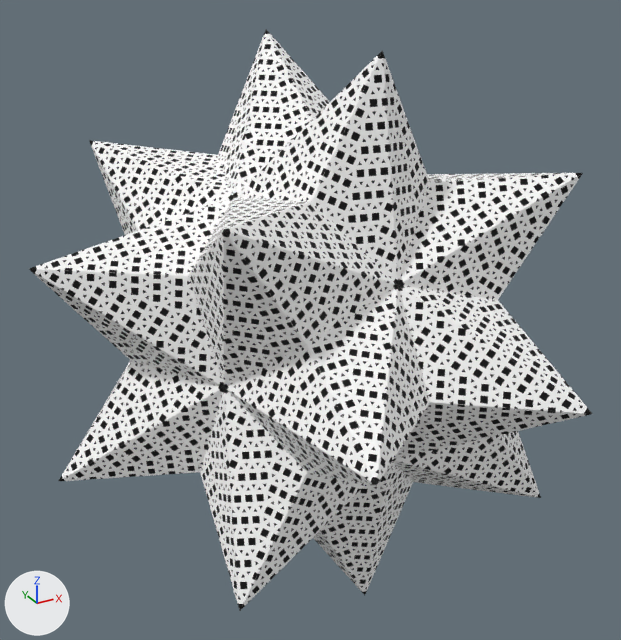
A saved change to the glTF model static/models/great-dodecicosacron.gltf.
Camera for both pictures: a 50 mm lens placed at (-39.6, -70.6, 35.5), pointed at (-0.6, 0.3, 0.1). The axes (+X, +Y, +Z) are drawn at lower left. The lights are the same throughout. Where no turn or scale is listed for an object, it has been applied to the vertices.

Objects in the first picture: 'Great Dodecicosacron (Dual of 10/3.6.10/7.6/5), WD101, p67'.
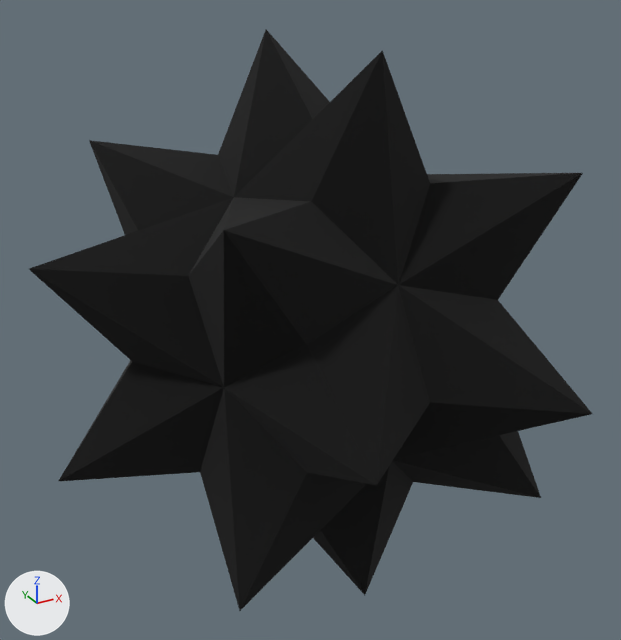
Where the newer file only moved an object's origin or applied its transform, the numbers keep the older frame.

Changed parts and their boxes [x1, y1, x2, y2] in the pictures (621 x 640 px):
'Great Dodecicosacron (Dual of 10/3.6.10/7.6/5), WD101, p67', recoloured (white to black): [31, 30, 590, 609] in both

The change in detail:
Picture 'FFFFFF-0' (img_ffffff_0) is new.
Material 'Material_0.001' (mat_material_0_001) is new.
Its texture is img_ffffff_0.
Its roughness is 1.0.
me_great_dodecicosacron__dual_of_10_3_6_10_7_6_5___wd101__p67 has 62 vertices, 120 faces and spans x -27.6..27.6, y -27.6..27.6, z -27.6..27.6.
me_great_dodecicosacron__dual_of_10_3_6_10_7_6_5___wd101__p67 no longer uses material mat_material_0 (picture img_great_dodecicosacron__3_uniform_53).
me_great_dodecicosacron__dual_of_10_3_6_10_7_6_5___wd101__p67 now uses material mat_material_0_001 (picture img_ffffff_0).
